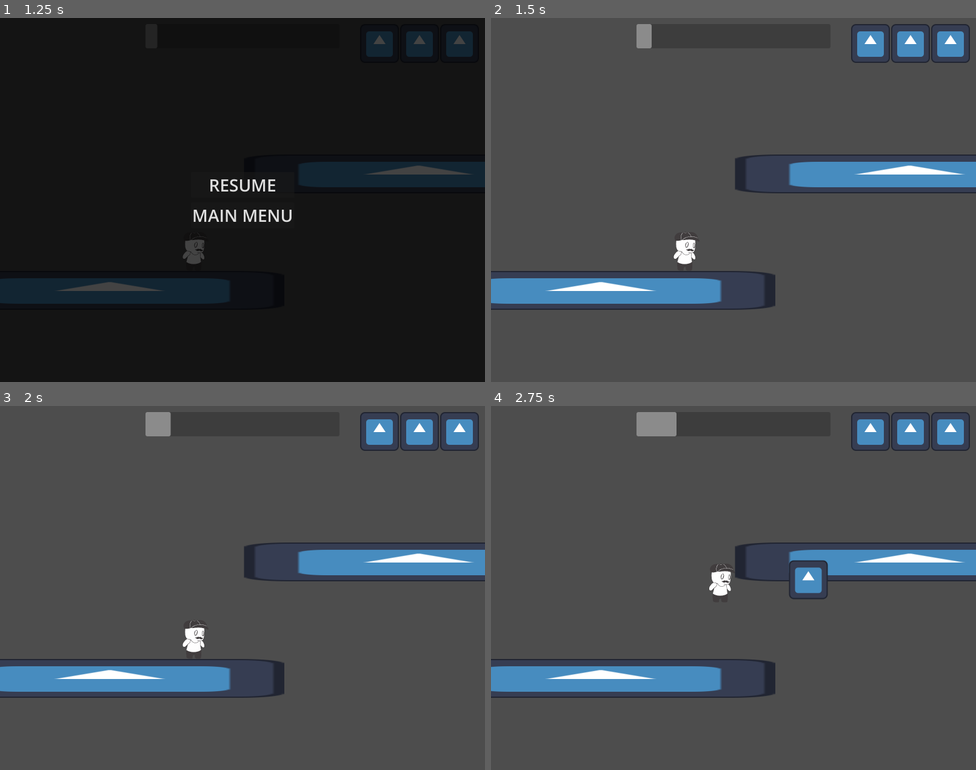
Above: before the commit, frames 1-4 (two rows, left to right).
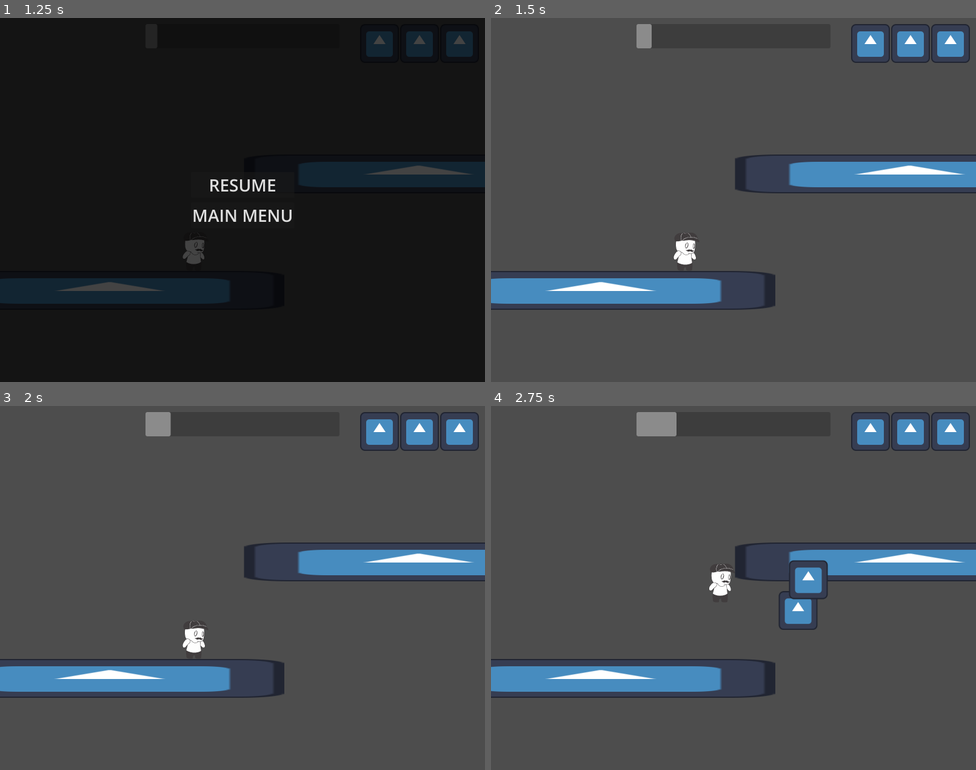
Above: after the commit, the same moments.

Repository: briel0/fog-gamejam-maio
Game: Godot game, scene res://scenes/main.tscn
Two runs of this game, one before a commit and one after it. Both use one fixed random seed, a clock stepped at 60 frames per second and the inputs below. The engine's default icon, where the game draws it, is replaced by a stand-in: a white triangle on a blue panel in a dark square.
Inputs:
- Up to frame 1 (1.25 s): tap Enter (pause) at 0.5 s; hold Right (right) from 0.53 s (still down); hold F (shoot) from 0.53 s (still down); tap Space (jump) at 0.77, 0.8, 1.07 s
- Up to frame 2 (1.5 s): release Right (right) at 1.25 s; release F (shoot) at 1.25 s; click "RESUME" at 1.25 s
- Up to frame 3 (2 s): no input
- Up to frame 4 (2.75 s): hold Right (right) from 2.03 s (still down); tap Space (jump) at 2.1, 2.27, 2.57 s; tap F (shoot) at 2.3 s

Frame 1 is identical in both runs. In frame 2, less than 0.1% of the frame differs, in the area x 37-43%, y 58-68%; in frame 3, less than 0.1%; in frame 4, 0.5%, in the area x 59-68%, y 50-62%.

Commit message:
fix: merge errors

Diff:
--- a/scripts/character.gd
+++ b/scripts/character.gd
@@ -1,16 +1,52 @@
 extends CharacterBody2D
-var hanging  = false
-var shootable=true
-var jumpable = true
+
 const JUMP_VELOCITY = -1200.0
 const BEAM_OFFSET = 250
 
-@export var speed: float = 400.0
+var hanging = false
+var shootable = true
+var jumpable = true
+var lastDirection: int = 1
+var direction: int = 1
+var attacking = false
+var hat: Node2D = null
+var last_facing: int = 1
+
+@export var hat_scene: PackedScene
+@export var speed: float = 1000.0
 @export var bullet_scene: PackedScene
+
+@onready var melee_hitbox = $MeleeHitbox
+@onready var hitbox_shape = $MeleeHitbox/CollisionShape2D
 @onready var muzzle = $Muzzle
 @onready var shoot_timer: Timer = $ShootTimer
 
-var last_facing: int = 1
+func _ready() -> void:
+	pass
+
+func disable_collision_temp(mask,temp):
+	set_collision_mask_value(mask,false)
+	await get_tree().create_timer(temp).timeout
+	set_collision_mask_value(mask,true)
+
+func throw_hat(delta):
+	shootable=false
+	hat = hat_scene.instantiate()
+	hat.direction = direction
+	if direction==0:
+		hat.direction = lastDirection
+	hat.global_position=global_position + Vector2(hat.direction*130,-20)
+	get_tree().current_scene.add_child(hat)
+	get_node("HatCooldown").start()
+
+func recover_hat():
+	get_node("HatCooldown").stop()
+	shootable=true
+	if is_instance_valid(hat):
+		hat.queue_free()
+
+func melee_attack():
+	pass
 
 func handle_combat():
 	if Input.is_action_just_pressed("shoot") and shoot_timer.is_stopped():
@@ -20,19 +56,29 @@
 		b.position = muzzle.global_position
 		b.direction = last_facing
 
-func _ready() -> void:
-	pass
+func _physics_process(delta: float) -> void:
+	$AnimatedSprite2D.play("idle")
+	direction = Input.get_axis("left", "right")
+	if direction < 0:
+		melee_hitbox.position.x = -40
+	if direction > 0:
+		melee_hitbox.position.x = 40
+	lastDirection=direction
 
-func disable_collision_temp(mask, temp):
-	set_collision_mask_value(mask,false)
-	await get_tree().create_timer(temp).timeout
-	set_collision_mask_value(mask,true)
+	if Input.is_action_just_pressed("melee") and not attacking:
+		melee_attack()
 
-func _physics_process(delta: float) -> void:
+	if direction:
+		last_facing = sign(direction)
+		muzzle.position.x = abs(muzzle.position.x) * last_facing
+		self.velocity.x = direction * speed
+	else:
+		self.velocity.x = move_toward(self.velocity.x, 0, speed)
+	#gravidade pq ta no ar
 	if shootable and Input.is_action_pressed("shoot"):
 		shootable=false
 		get_node("HatCooldown").start()
-		print("atirei")
+		throw_hat(delta)
 
 	jumpable=true
 	if not is_on_floor() and not is_on_ceiling():
@@ -48,21 +94,12 @@
 			position.y += BEAM_OFFSET
 
 	if jumpable and Input.is_action_just_pressed("jump"):
-		disable_collision_temp(1, 0.15)
+		disable_collision_temp(1,0.15)
 		self.velocity.y = JUMP_VELOCITY
-
-	var direction := Input.get_axis("left", "right")
-	if direction:
-		last_facing = sign(direction)
-		muzzle.position.x = abs(muzzle.position.x) * last_facing
-
-		self.velocity.x = direction * speed
-	else:
-		self.velocity.x = move_toward(self.velocity.x, 0, speed)
 
 	move_and_slide()
 	handle_combat()
 
+
 func _on_hat_cooldown_timeout() -> void:
-	shootable=true
-	print("voltou o chapeu")
+	recover_hat()
--- a/scripts/hat.gd
+++ b/scripts/hat.gd
@@ -1,25 +1,32 @@
 extends CharacterBody2D
 
+var gravidade = ProjectSettings.get_setting("physics/2d/default_gravity")
+var velocidade_arremesso: Vector2 = Vector2(850, -800)
+var no_chao: bool = false
+var direction: int = 1
+var pode_ser_coletado
 
-const SPEED = 300.0
-const JUMP_VELOCITY = -400.0
+func _ready():
+	velocity = Vector2(velocidade_arremesso.x * direction, velocidade_arremesso.y)
+	await get_tree().create_timer(0.2).timeout
+	pode_ser_coletado = true
 
+func _physics_process(delta):
+	if not no_chao:
+		velocity.y += gravidade * delta
+		var colisao = move_and_collide(velocity * delta)
+		if colisao:
+			var normal = colisao.get_normal()
+			if normal.y < -0.5:
+				no_chao = true
+				velocity = Vector2.ZERO
+			elif abs(normal.x) > 0.5:
+				velocity.x = -velocity.x
+				velocity.x *= 0.8
 
-func _physics_process(delta: float) -> void:
-	# Add the gravity.
-	if not is_on_floor():
-		velocity += get_gravity() * delta
-
-	# Handle jump.
-	if Input.is_action_just_pressed("ui_accept") and is_on_floor():
-		velocity.y = JUMP_VELOCITY
-
-	# Get the input direction and handle the movement/deceleration.
-	# As good practice, you should replace UI actions with custom gameplay actions.
-	var direction := Input.get_axis("ui_left", "ui_right")
-	if direction:
-		velocity.x = direction * SPEED
-	else:
-		velocity.x = move_toward(velocity.x, 0, SPEED)
-
-	move_and_slide()
+func _on_area_coleta_body_entered(body):
+	print("achou")
+	if not pode_ser_coletado:
+		return
+	if body.has_method("recover_hat"):
+		body.recover_hat()
Not shown: 1 places in prefabs/beam.tscn that only renumber resources
